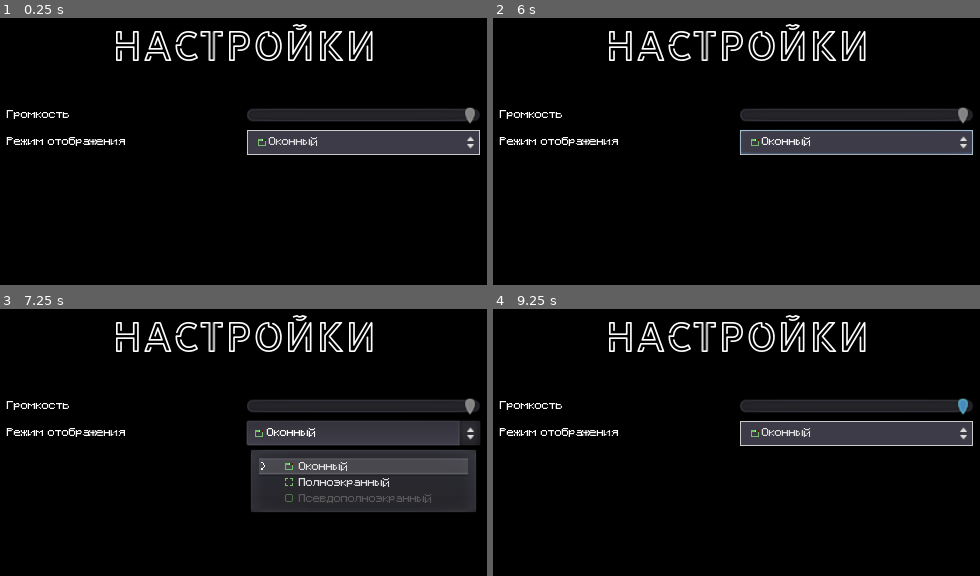
Above: before the commit, frames 1-4 (two rows, left to right).
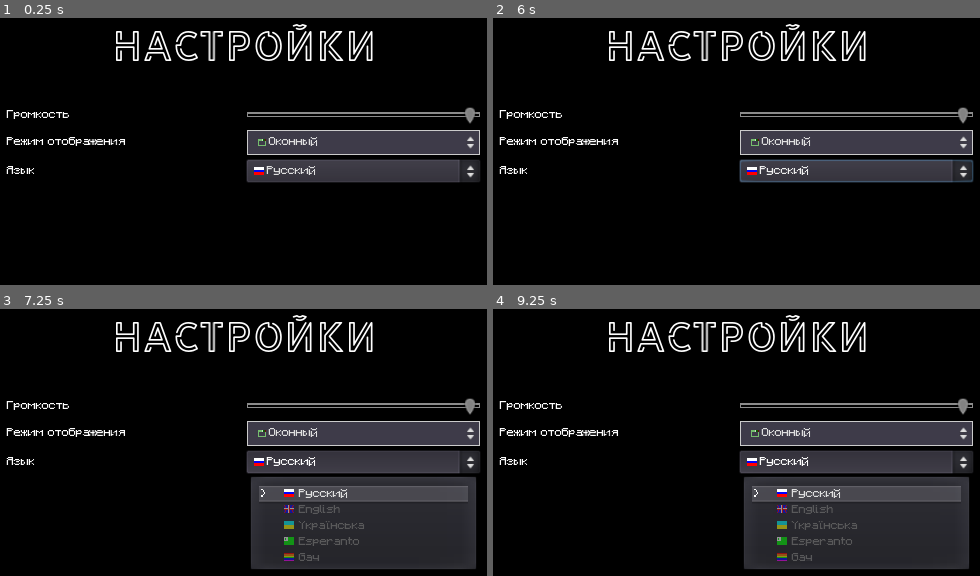
Above: after the commit, the same moments.

Repository: USBashka/svb-cycles
Game: Godot game, scene res://ui/settings.tscn
Two runs of this game, one before a commit and one after it. Both use one fixed random seed, a clock stepped at 60 frames per second and the inputs below. This scene is started directly instead of the project's main scene.
Inputs (mouse positions are in pixels of both pictures, inside the frame that each line leads up to):
- Up to frame 1 (0.25 s): no input
- Up to frame 2 (6 s): click "Оконный" at 0.5 s; click (858, 170) at 1.25 s, where only the run after the commit has a clickable "Русский"; tap Enter (ui_accept) at 2, 2.27, 3.5, 3.77, 4.25, 5, 5.27, 5.75 s; move the mouse to (911, 207) at 2.02 s; hold Up (ui_up) 2.03-2.75 s; click (911, 207) at 2.17 s; click "Полноэкранный" at 2.75 s; move the mouse to (575, 252) at 3.52 s; hold Down (ui_down) 3.53-4.28 s; move the mouse to (819, 132) at 4.27 s; hold Up (ui_up) 4.28-5.78 s; move the mouse to (outside the picture) at 5.02 s; click (outside the picture) at 5.17 s; move the mouse to (outside the picture) at 5.77 s; hold Down (ui_down) from 5.78 s (still down)
- Up to frame 3 (7.25 s): keep holding Down (ui_down); tap Enter (ui_accept) at 6.02, 6.5, 6.77 s; move the mouse to (4, 453) at 6.52 s
- Up to frame 4 (9.25 s): move the mouse to (775, 522) at 7.27 s; click (775, 522) at 7.42 s; move the mouse to (614, 410) at 8.02 s; release Down (ui_down) at 8.03 s; hold Up (ui_up) from 8.03 s (still down); tap Enter (ui_accept) at 8.27, 9.02 s; move the mouse to (911, 498) at 8.77 s

The runs differ from the first frame. In frame 1, 6.3% of the frame differs, in the area x 1-99%, y 34-62%; in frame 2, 7.0%; in frame 3, 17%; in frame 4, 22%, in the area x 1-99%, y 33-98%.

Commit message:
Язык в настройках

Diff:
--- a/res/themes/main_theme.tres
+++ b/res/themes/main_theme.tres
@@ -1,10 +1,49 @@
-[gd_resource type="Theme" load_steps=3 format=2]
+[gd_resource type="Theme" load_steps=7 format=2]
 
 [ext_resource path="res://assets/ui/settings/selected_list_item.png" type="Texture" id=1]
+
+[sub_resource type="GradientTexture" id=8]
+
+[sub_resource type="StyleBoxFlat" id=5]
+bg_color = Color( 0, 0, 0, 1 )
+border_width_left = 1
+border_width_top = 1
+border_width_right = 1
+border_width_bottom = 1
+border_color = Color( 0.54902, 0.54902, 0.54902, 1 )
+expand_margin_top = 1.0
+expand_margin_bottom = 1.0
+
+[sub_resource type="StyleBoxFlat" id=4]
+bg_color = Color( 0.227451, 0.113725, 0.368627, 1 )
+border_width_left = 1
+border_width_top = 1
+border_width_right = 1
+border_width_bottom = 1
+border_color = Color( 0.54902, 0.54902, 0.54902, 1 )
+expand_margin_top = 1.0
+expand_margin_bottom = 1.0
+
+[sub_resource type="StyleBoxFlat" id=6]
+bg_color = Color( 0, 0, 0, 0 )
+border_width_left = 1
+border_width_top = 1
+border_width_right = 1
+border_width_bottom = 1
+border_color = Color( 0.54902, 0.54902, 0.54902, 1 )
+expand_margin_top = 1.0
+expand_margin_bottom = 1.0
 
 [sub_resource type="ImageTexture" id=1]
 
 [resource]
+HSlider/icons/grabber = null
+HSlider/icons/grabber_disabled = null
+HSlider/icons/grabber_highlight = null
+HSlider/icons/tick = SubResource( 8 )
+HSlider/styles/grabber_area = SubResource( 5 )
+HSlider/styles/grabber_area_highlight = SubResource( 4 )
+HSlider/styles/slider = SubResource( 6 )
 OptionButton/colors/font_color = Color( 0.88, 0.88, 0.88, 1 )
 OptionButton/colors/font_color_disabled = Color( 0.9, 0.9, 0.9, 0.2 )
 OptionButton/colors/font_color_hover = Color( 0.94, 0.94, 0.94, 1 )
--- a/ui/settings.tscn
+++ b/ui/settings.tscn
@@ -1,7 +1,8 @@
-[gd_scene load_steps=7 format=2]
+[gd_scene load_steps=13 format=2]
 
 [ext_resource path="res://res/fonts/title_small.tres" type="DynamicFont" id=1]
 [ext_resource path="res://assets/ui/settings/window_mode.png" type="Texture" id=2]
+[ext_resource path="res://assets/ui/settings/language.png" type="Texture" id=3]
 
 [sub_resource type="StyleBoxFlat" id=1]
 content_margin_left = 8.0
@@ -22,6 +23,26 @@
 [sub_resource type="AtlasTexture" id=4]
 atlas = ExtResource( 2 )
 region = Rect2( 0, 16, 8, 8 )
+
+[sub_resource type="AtlasTexture" id=6]
+atlas = ExtResource( 3 )
+region = Rect2( 0, 8, 8, 8 )
+
+[sub_resource type="AtlasTexture" id=7]
+atlas = ExtResource( 3 )
+region = Rect2( 0, 16, 8, 8 )
+
+[sub_resource type="AtlasTexture" id=8]
+atlas = ExtResource( 3 )
+region = Rect2( 0, 24, 8, 8 )
+
+[sub_resource type="AtlasTexture" id=9]
+atlas = ExtResource( 3 )
+region = Rect2( 0, 48, 8, 8 )
+
+[sub_resource type="AtlasTexture" id=10]
+atlas = ExtResource( 3 )
+region = Rect2( 0, 56, 8, 8 )
 
 [node name="Settings" type="Control"]
 anchor_right = 1.0
@@ -50,10 +71,10 @@
 
 [node name="GridContainer" type="GridContainer" parent="VBoxContainer"]
 margin_right = 379.0
-margin_bottom = 40.0
+margin_bottom = 62.0
 columns = 2
 
-[node name="Label" type="Label" parent="VBoxContainer/GridContainer"]
+[node name="Volume" type="Label" parent="VBoxContainer/GridContainer"]
 margin_top = 4.0
 margin_right = 187.0
 margin_bottom = 12.0
@@ -66,9 +87,10 @@
 margin_right = 378.0
 margin_bottom = 16.0
 size_flags_horizontal = 3
+size_flags_vertical = 1
 value = 100.0
 
-[node name="Label2" type="Label" parent="VBoxContainer/GridContainer"]
+[node name="ViewMode" type="Label" parent="VBoxContainer/GridContainer"]
 margin_top = 19.0
 margin_right = 187.0
 margin_bottom = 39.33
@@ -86,3 +108,19 @@
 icon = SubResource( 2 )
 items = [ "Оконный", SubResource( 2 ), false, 0, null, "Полноэкранный", SubResource( 3 ), false, 1, null, "Псевдополноэкранный", SubResource( 4 ), true, 2, null ]
 selected = 0
+
+[node name="Language" type="Label" parent="VBoxContainer/GridContainer"]
+margin_top = 49.0
+margin_right = 187.0
+margin_bottom = 57.0
+text = "Язык"
+
+[node name="OptionButton2" type="OptionButton" parent="VBoxContainer/GridContainer"]
+margin_left = 191.0
+margin_top = 44.0
+margin_right = 378.0
+margin_bottom = 62.0
+text = "Русский"
+icon = SubResource( 6 )
+items = [ "Русский", SubResource( 6 ), false, 0, null, "English", SubResource( 7 ), true, 1, null, "Українська", SubResource( 8 ), true, 2, null, "Esperanto", SubResource( 9 ), true, 3, null, "Gay", SubResource( 10 ), true, 4, null ]
+selected = 0
Binary file added: assets/ui/settings/language.png
Not shown, added: assets/ui/settings/language.png.import
